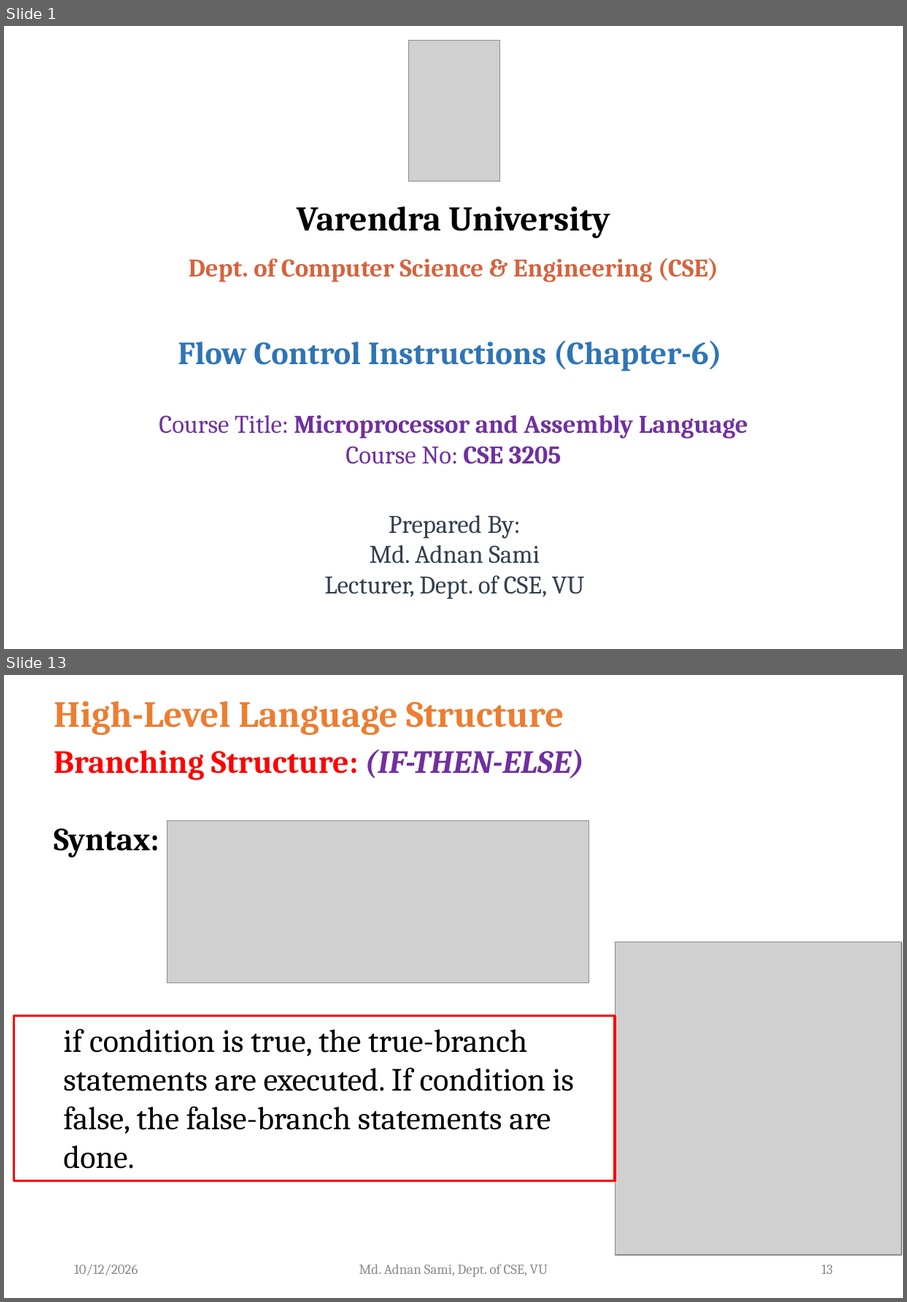
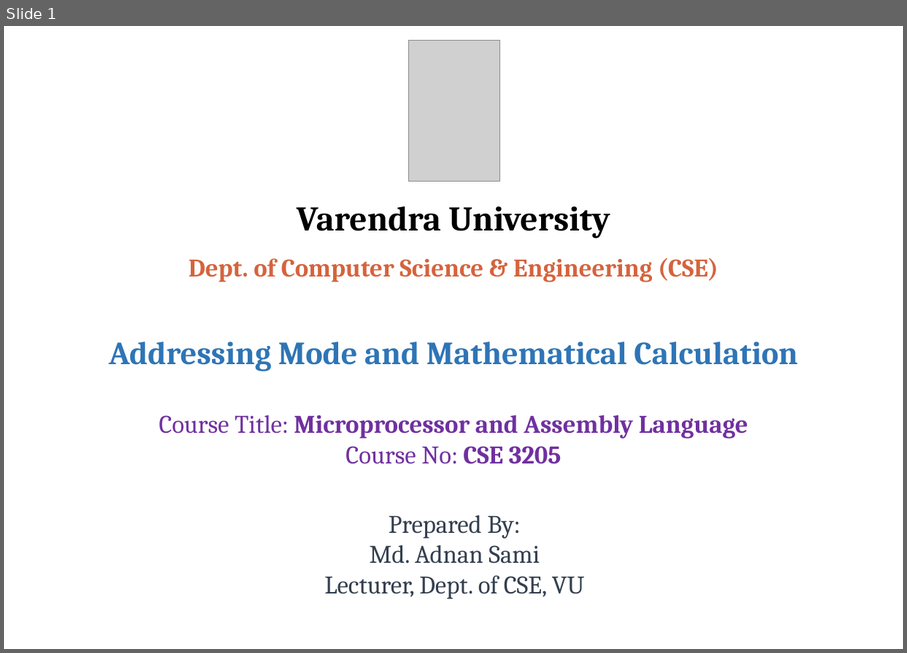
Before and after one commit to atif721/Varendra-University, a slide deck: 06 Sixth Semester/CSE 3205 Microprocessor and Assembly Language/Final/PPTX files/Lecture-8 (Microprocessor and Assembly Language).pptx. Shown one above the other, each under a label of ours: slides 1 and 13 before the commit, slide 1 after it; the slides between them are not shown. The pictures are 907x1302 and 907x653 pixels, drawn with LibreOffice and Linux fonts; fonts in the diff are those of the drawing; grey boxes stand for pictures; background and template pictures are left out. Boxes give left, top, right and bottom in pixels: in the first picture for what was removed or moved away, otherwise in the second. Text is boxed around its words. In the diff, an @@ line names an element or a change of style, - is before the commit and + after.

```diff
--- a/06 Sixth Semester/CSE 3205 Microprocessor and Assembly Language/Final/PPTX files/Lecture-8 (Microprocessor and Assembly Language).pptx
+++ b/06 Sixth Semester/CSE 3205 Microprocessor and Assembly Language/Final/PPTX files/Lecture-8 (Microprocessor and Assembly Language).pptx
@@ slide 13 removed at [4, 675, 903, 1298], background #FFFFFF @@
@@ text removed at [54, 701, 564, 735] @@
-High-Level Language Structure
@@ text removed at [54, 749, 584, 857] @@
-  Branching Structure: (IF-THEN-ELSE)
-  Syntax:
@@ picture removed at [167, 821, 589, 983] @@
@@ picture removed at [615, 941, 902, 1255] @@
@@ rectangle removed at [14, 1015, 615, 1181] @@
-  if condition is true, the true-branch statements are executed. If condition is false, the false-branch statements are done.
@@ text removed at [74, 1264, 138, 1275] @@
-10/12/2026
@@ text removed at [360, 1263, 548, 1277] @@
-Md. Adnan Sami, Dept. of CSE, VU
@@ page number removed at [822, 1264, 833, 1274] @@
-13
@@ slide 1 changed as well @@
@@ text at [109, 341, 798, 371]: text changed @@
-Flow Control Instructions (Chapter-6)
+Addressing Mode and Mathematical Calculation
```
Also in this commit, not shown: 6 other slides changed, 27 slides added, 20 other slides removed.
